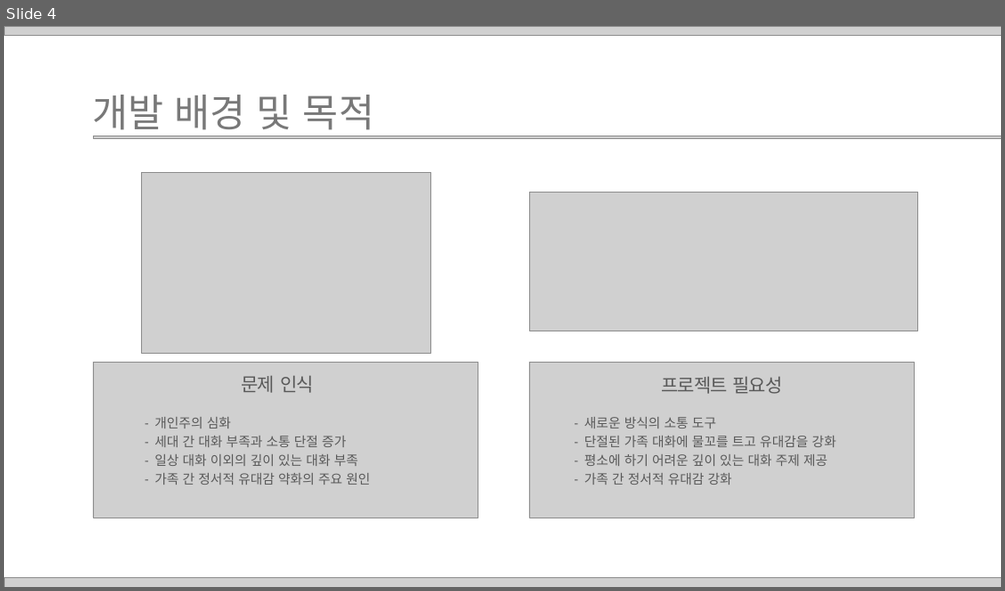
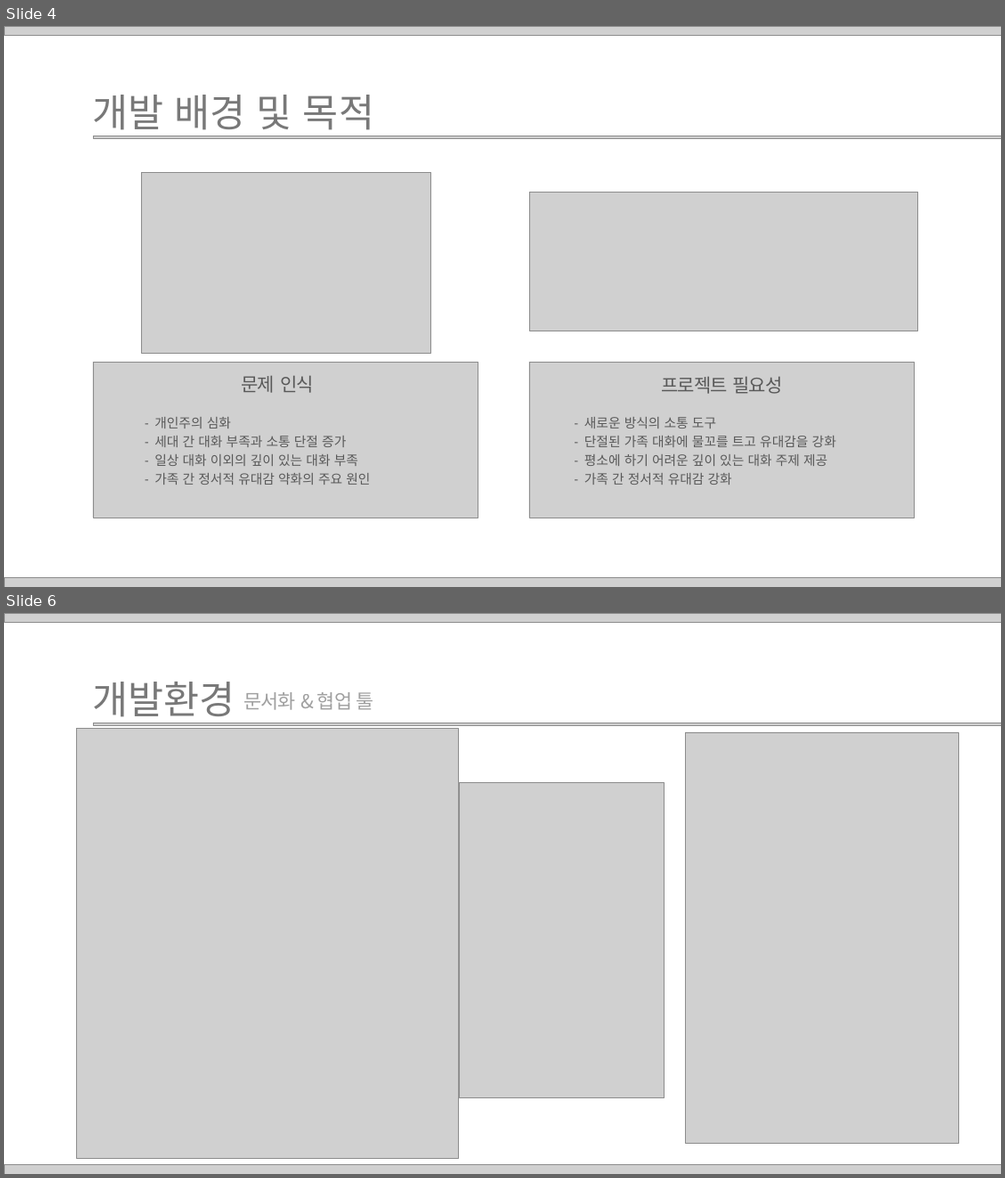
Before and after one commit to OpenSW-2025-Dadam/OURM-team-meeting-logs, a slide deck: 4조 다담 발표 자료.pptx. Shown one above the other, each under a label of ours: slide 4 before the commit, slides 4 and 6 after it; the slides between them are not shown. The pictures are 1005x591 and 1005x1178 pixels, drawn with LibreOffice and Linux fonts; fonts in the diff are those of the drawing; grey boxes stand for pictures. Boxes give left, top, right and bottom in pixels: in the first picture for what was removed or moved away, otherwise in the second. Text is boxed around its words. In the diff, an @@ line names an element or a change of style, - is before the commit and + after.

```diff
--- a/4조 다담 발표 자료.pptx
+++ b/4조 다담 발표 자료.pptx
@@ slide 6 added at <box>4,613,1001,1174</box>, background #FFFFFF @@
@@ picture added at <box>4,613,1001,622</box> @@
@@ text added at <box>92,682,235,723</box>, 74.7 pt, text #787878 @@
+개발환경
@@ text added at <box>244,692,373,710</box>, 37.3 pt, text #787878 at 70% opacity @@
+문서화 & 협업 툴
@@ picture added at <box>76,728,458,1158</box> @@
@@ picture added at <box>93,722,1001,725</box> @@
@@ picture added at <box>685,732,959,1143</box> @@
@@ picture added at <box>459,782,663,1097</box> @@
@@ picture added at <box>4,1164,1001,1174</box> @@
```
Also in this commit, not shown: 4 slides changed, 1 other slide added, 1 other file.
